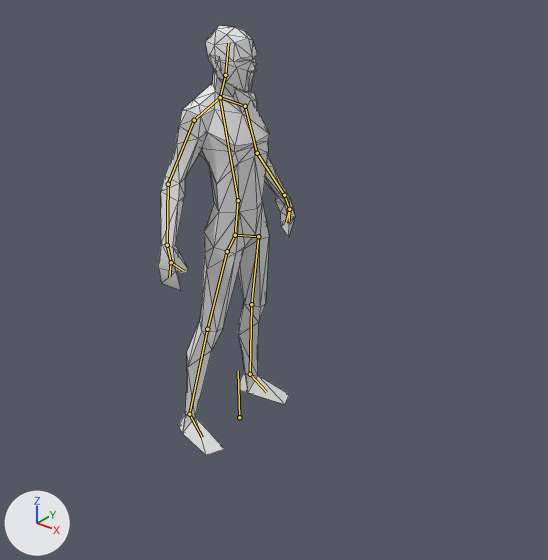
The Blender file media/blends/zombie2.blend, before and after one commit.
One viewpoint serves both versions: a camera (50 mm lens) standing at (7.65, -8.55, 8.35) and looking at (1.13, -0.4, 3.3). Every picture has the same lights, and +X, +Y and +Z are marked at lower left. The bones that bend it are drawn over the model as lines. Mesh edges are drawn as thin lines.

Objects in the first picture: 'Man'.
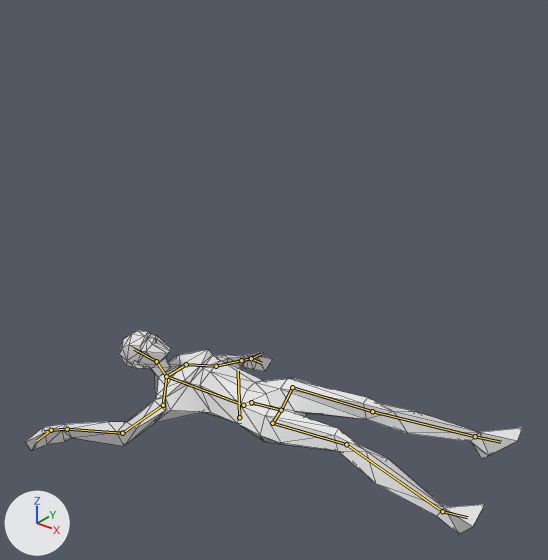
The newer file adds an action. The first version stands in its rest pose; the second is drawn at frame 85 of the action 'Muerte'.

Boxes (x1, y1, x2, y2) around the edits, measured in the pictures (548 x 560 px):
'Man', posed (262% wider, 53% shorter): before (158, 26, 295, 455); after (25, 331, 523, 534)
bone 'Pelvis', root to tip: before (238, 200) to (235, 235); after (251, 402) to (281, 410)
bone 'UpperLeg_L', root to tip: before (258, 236) to (251, 304); after (292, 387) to (372, 411)
bone 'LowerLeg_L', root to tip: before (251, 304) to (250, 374); after (372, 411) to (475, 436)
bone 'Foot_L', root to tip: before (250, 374) to (266, 392); after (475, 436) to (501, 442)
bone 'UpperLeg_R', root to tip: before (227, 251) to (207, 329); after (272, 423) to (346, 444)
bone 'LowerLeg_R', root to tip: before (207, 329) to (189, 414); after (346, 444) to (442, 511)
bone 'Foot_R', root to tip: before (189, 414) to (202, 437); after (442, 511) to (467, 517)
bone 'Back', root to tip: before (238, 200) to (220, 98); after (243, 405) to (167, 376)
bone 'Neck', root to tip: before (220, 97) to (225, 75); after (166, 376) to (156, 361)
bone 'Head', root to tip: before (225, 75) to (228, 43); after (156, 361) to (134, 349)
bone 'Shoulder_L', root to tip: before (220, 97) to (245, 106); after (166, 376) to (186, 364)
bone 'UpperArm_L', root to tip: before (245, 106) to (257, 153); after (186, 364) to (216, 366)
bone 'LowerArm_L', root to tip: before (257, 153) to (284, 195); after (216, 366) to (241, 360)
bone 'Shoulder_R', root to tip: before (220, 97) to (194, 120); after (166, 376) to (163, 405)
bone 'UpperArm_R', root to tip: before (194, 120) to (168, 184); after (163, 405) to (122, 433)
bone 'LowerArm_R', root to tip: before (168, 184) to (167, 245); after (122, 433) to (67, 429)

The edits, one by one:
Bone 'Pelvis' (bone_pelvis) moves from (0.0, 0.0, 0.0) to (0.06, 3.76, -0.65).
Bone 'Pelvis' (bone_pelvis) turns from (0, 0, 0) to (-99, -12, -20) degrees about its own x, y and z.
Bone 'UpperLeg_L' (bone_upperleg_l) turns from (0, 0, 0) to (-2, -2, 5) degrees about its own x, y and z.
Bone 'LowerLeg_L' (bone_lowerleg_l) turns from (0, 0, 0) to (12, 6, 16) degrees about its own x, y and z.
Bone 'Foot_L' (bone_foot_l) turns from (0, 0, 0) to (28, -9, 5) degrees about its own x, y and z.
Bone 'UpperLeg_R' (bone_upperleg_r) turns from (0, 0, 0) to (-8, -7, 10) degrees about its own x, y and z.
Bone 'LowerLeg_R' (bone_lowerleg_r) turns from (0, 0, 0) to (4, 1, -30) degrees about its own x, y and z.
Bone 'Foot_R' (bone_foot_r) turns from (0, 0, 0) to (13, -4, 6) degrees about its own x, y and z.
Bone 'Back' (bone_back) moves from (0.0, 0.0, 0.0) to (-0.05, -3.79, -0.68).
Bone 'Back' (bone_back) turns from (0, 0, 0) to (-71, 13, 7) degrees about its own x, y and z.
Bone 'Neck' (bone_neck) turns from (0, 0, 0) to (30, -2, 10) degrees about its own x, y and z.
Bone 'Head' (bone_head) turns from (0, 0, 0) to (-28, 0, 2) degrees about its own x, y and z.
Bone 'Shoulder_L' (bone_shoulder_l) turns from (0, 0, 0) to (-9, -5, 14) degrees about its own x, y and z.
Bone 'UpperArm_L' (bone_upperarm_l) turns from (0, 0, 0) to (7, -37, 28) degrees about its own x, y and z.
Bone 'LowerArm_L' (bone_lowerarm_l) turns from (0, 0, 0) to (-5, -7, -17) degrees about its own x, y and z.
Bone 'Shoulder_R' (bone_shoulder_r) turns from (0, 0, 0) to (-12, -15, 9) degrees about its own x, y and z.
Bone 'UpperArm_R' (bone_upperarm_r) turns from (0, 0, 0) to (66, 48, -21) degrees about its own x, y and z.
Bone 'LowerArm_R' (bone_lowerarm_r) turns from (0, 0, 0) to (-48, -5, 3) degrees about its own x, y and z.
